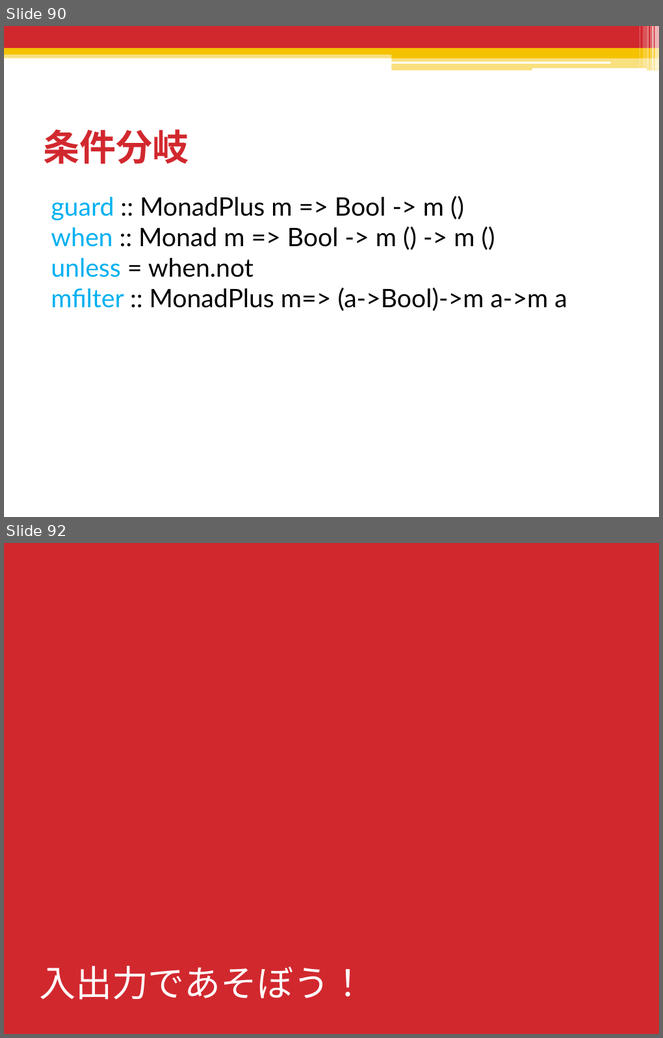
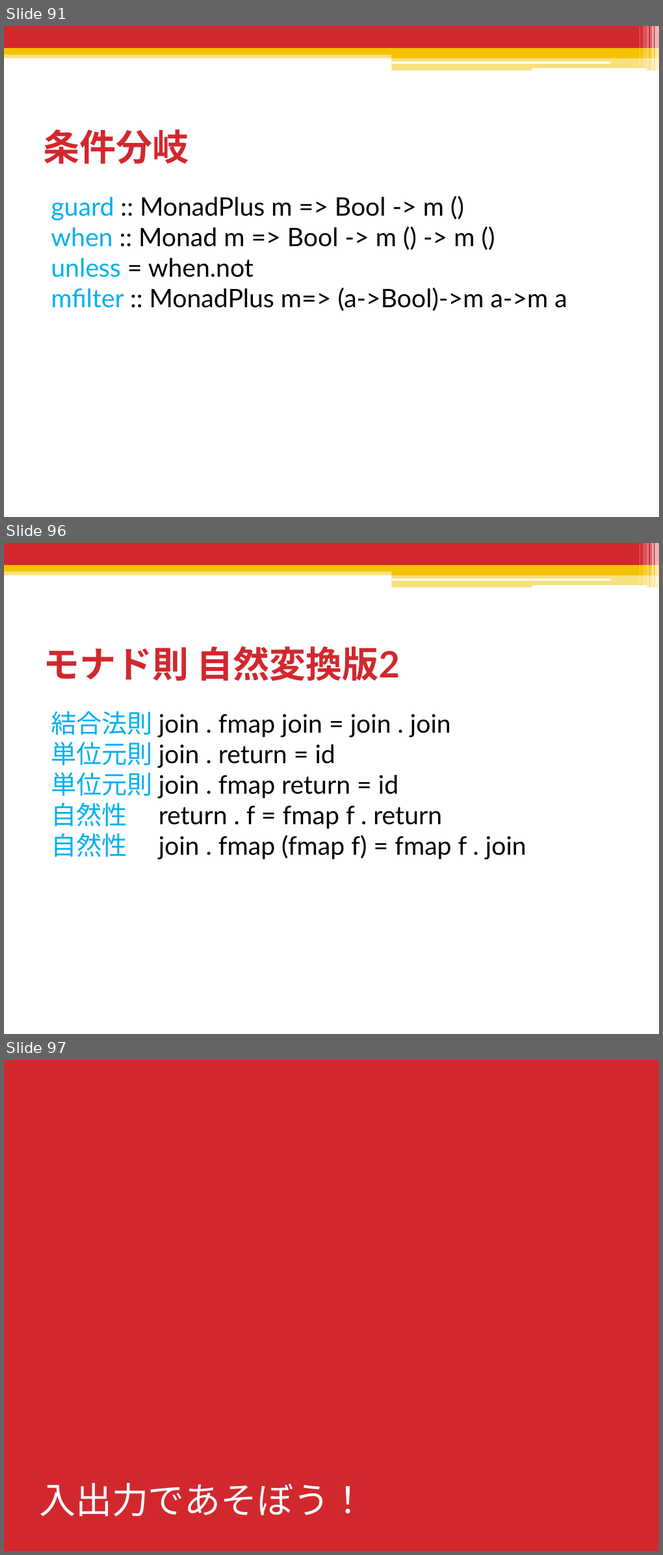
Before and after one commit to shiatsumat/HaskellLecture, a slide deck: 2_monad/slides/2_monad.pptx. Shown one above the other, each under a label of ours: slides 90 and 92 before the commit, slides 91, 96 and 97 after it; the slides between them are not shown. The pictures are 663x1038 and 663x1555 pixels, drawn with LibreOffice and Linux fonts; fonts in the diff are those of the drawing. Boxes give left, top, right and bottom in pixels: in the first picture for what was removed or moved away, otherwise in the second. Text is boxed around its words. In the diff, an @@ line names an element or a change of style, - is before the commit and + after.

```diff
--- a/2_monad/slides/2_monad.pptx
+++ b/2_monad/slides/2_monad.pptx
@@ slide 96 added at (4,543,659,1034), background #FFFFFF; not listed: 13 template elements that a slide beside it also shows @@
@@ title added at (43,646,400,681), 40 pt, text #D1282E, bold @@
+モナド則 自然変換版2
@@ text added at (51,711,527,860), 28 pt, text #000000 @@
+結合法則 join . fmap join = join . join
+単位元則 join . return = id
+単位元則 join . fmap return = id
+自然性 return . f = fmap f . return
+自然性 join . fmap (fmap f) = fmap f . join
@@ what was slide 90 is now slide 91 @@
@@ what was slide 92 is now slide 97 @@
```
Also in this commit, not shown: 4 slides changed, 6 other slides added, 1 other file.
